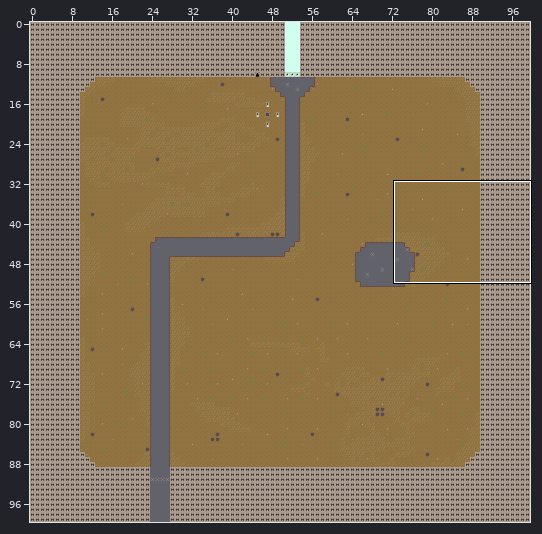
Tiled map -- assets/map/world1.tmx. Above: a wide view before the commit, with the close-up outlined.
Close-up. Before:
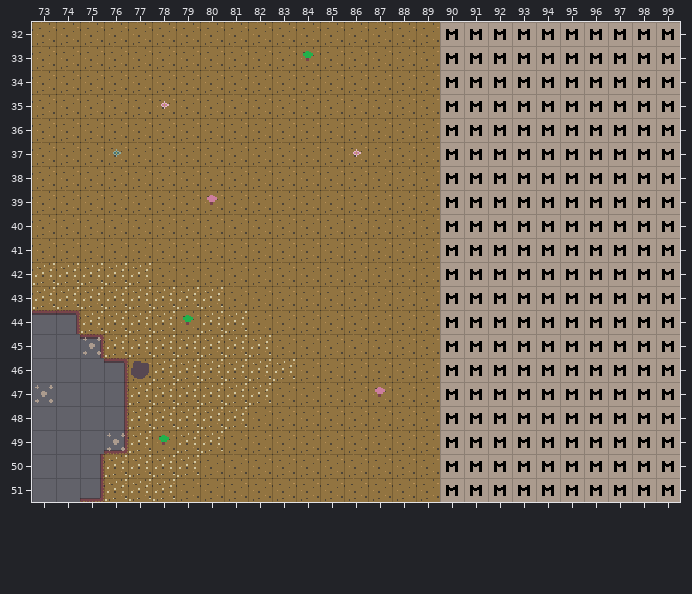
Cells are 16x16 px. Shown: x 73..99, y 32..51. The commit also changed other parts of the map, which this record leaves out.
The result:
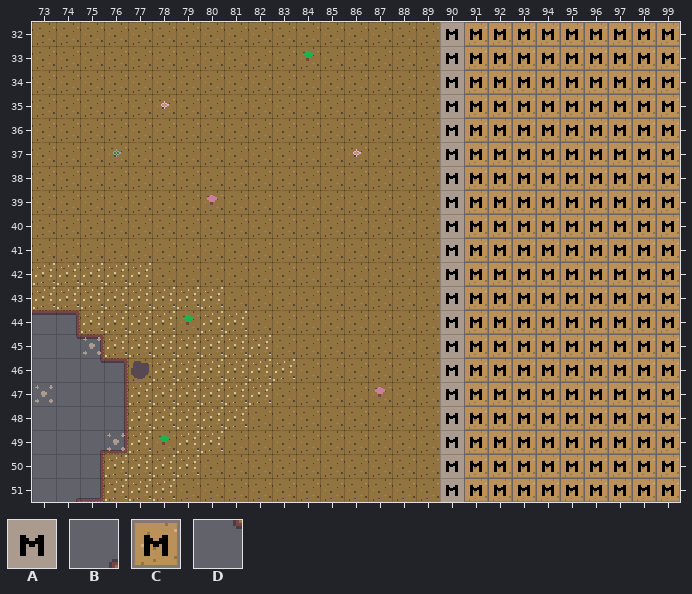
Key: from "WildTraveler": A 1, B 25, C 31, D 34.
_ is an empty cell.
Edits made:
Layer "Map":
The author put tile B in row 49 at x 75; in row 51 at x 74.
The author put tile D in row 45 at x 74; in row 46 at x 75.
Layer "Objects":
Tile A becomes tile C in rows 32 to 51 at x 91 to 99.
Changed places in both close-ups, as pixel boxes (x1, y1, x2, y2):
changed: (464, 22, 680, 502)
added: (76, 334, 104, 363)
added: (100, 450, 104, 454)
added: (76, 498, 80, 502)
